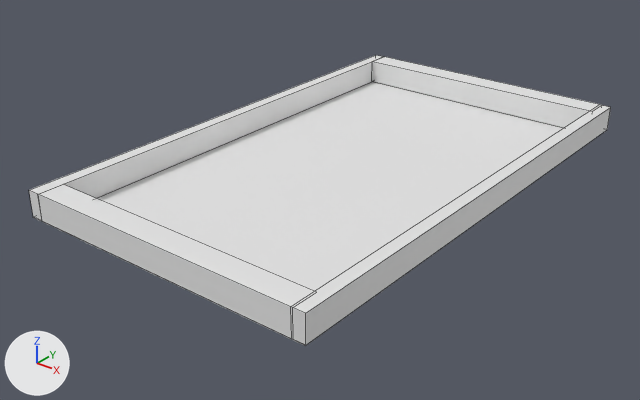
The OBJ model Flamework/Base/Models/field.obj: old version first, new version second.
Before and after are seen from a camera (50 mm lens) standing at (9.22, -12.46, 6.84) and looking at (-0.23, -0.65, -0.49). Arrows for +X, +Y and +Z are at lower left; the lights stay in place. Mesh edges are drawn as thin lines. Where no turn or scale is listed for an object, it has been applied to the vertices.

Names of what the first picture shows: 'Field_Plane', 'Left_Cube.001', 'Lower_Cube.003', 'Right_Cube.002', 'Upper_Cube.004'.
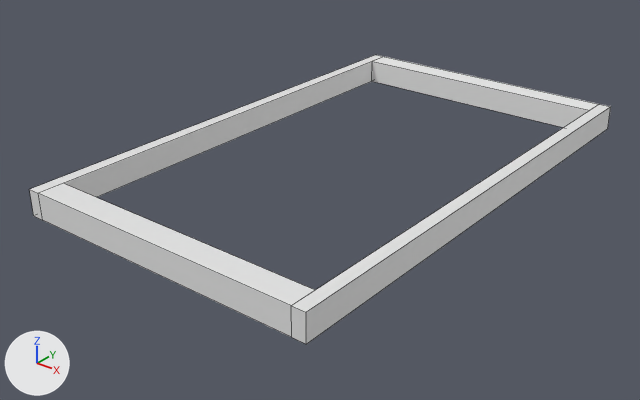
The newer file is also turned or shifted as a whole; pictures and numbers use the older file's frame.

Where the change shows, as pixel boxes (x1, y1, x2, y2) in the pictures (640 x 400 px):
'Field_Plane', deleted: before (34, 81, 563, 346)
'Upper_Cube.004', reshaped (20% wider, 115% taller): before (372, 57, 602, 128); after (38, 183, 315, 337)
'Lower_Cube.003', reshaped (18% narrower, 54% shorter): before (38, 185, 314, 339); after (372, 57, 599, 128)
'Right_Cube.002', reshaped: before (29, 55, 382, 221); after (29, 55, 384, 220)
part 1 of me_lower_cube_003, deleted: before (38, 185, 314, 339)
part 2 of me_lower_cube_003, added: after (372, 57, 599, 128)
part 4 of me_upper_cube_004, deleted: before (372, 57, 602, 128)
part 5 of me_upper_cube_004, added: after (38, 183, 315, 337)

Diff of the bpy script that builds the scene:
```diff
--- a/Flamework/Base/Models/field.obj.py
+++ b/Flamework/Base/Models/field.obj.py
@@ mat_field @@
+mat_field = principled_material('field')
+mat_field.base_color = (0.8, 0.8, 0.8)  # white #e7e7e7
+mat_field.roughness = 1.0
@@ me_lower_cube_003 @@
 me_lower_cube_003.from_pydata(...)  # 8 vertices, 6 faces; spans x -2.74..2.78, y -4.99..-4.49, z 0.0..0.5
 # used by ob_lower_cube_003; location = (0.0, 0.0, 0.0)
 # verts and faces of me_lower_cube_003; kept vertices keep their numbers, new ones are numbered from 8
 # before: 0 (2.78, -4.99, 0.0) at pixel (293, 339), 1 (2.78, -4.99, 0.5) at pixel (292, 307), 2 (-2.74, -4.99, 0.0) at pixel (42, 221), 3 (-2.74, -4.99, 0.5) at pixel (38, 194), 4 (2.78, -4.49, 0.0)
 # before: 5 (2.78, -4.49, 0.5) at pixel (316, 292), 6 (-2.74, -4.49, 0.0), 7 (-2.74, -4.49, 0.5) at pixel (63, 184)
+# me_lower_cube_003 part 1
+delete_vertices([*range(0, 8)])  # with the faces that use them
+# me_lower_cube_003 part 2
+verts[8] = (-2.74, 5.01, 0.02)
+verts[9] = (-2.74, 5.01, 0.52)  # pixel (384, 56)
+verts[10] = (-2.74, 4.51, 0.02)  # pixel (371, 81)
+verts[11] = (-2.74, 4.51, 0.52)  # pixel (372, 61)
+for new, old in zip([*range(12, 16)], [*range(8, 12)]): verts[new] = verts[old] + (5.49, 0.0, 0.0)
+faces += [(8, 9, 13, 12), (8, 10, 11, 9), (10, 14, 15, 11), (12, 13, 15, 14), (9, 11, 15, 13), (8, 12, 14, 10)]
+me_lower_cube_003.materials.append(mat_field)  # white #e7e7e7
@@ me_right_cube_002 @@
 # used by ob_right_cube_002; location = (0.0, 0.0, 0.0)
-me_right_cube_002.from_pydata(...)  # 8 vertices, 6 faces; spans x -2.99..-2.74, y -5.0..5.0, z 0.01..0.51
+me_right_cube_002.from_pydata(...)  # 8 vertices, 6 faces; spans x -2.99..-2.74, y -4.98..5.01, z 0.02..0.52
+# me_right_cube_002 part 3: the whole mesh is rebuilt
@@ me_upper_cube_004 @@
 me_upper_cube_004.from_pydata(...)  # 8 vertices, 6 faces; spans x -2.75..2.82, y 4.51..5.01, z 0.02..0.52
 # used by ob_upper_cube_004; location = (0.0, 0.0, 0.0)
 # verts and faces of me_upper_cube_004; kept vertices keep their numbers, new ones are numbered from 8
 # before: 0 (-2.75, 4.51, 0.02) at pixel (371, 81), 1 (-2.75, 4.51, 0.52) at pixel (372, 61), 2 (2.82, 4.51, 0.02), 3 (2.82, 4.51, 0.52) at pixel (592, 111), 4 (-2.75, 5.01, 0.02)
 # before: 5 (-2.75, 5.01, 0.52) at pixel (383, 56), 6 (2.82, 5.01, 0.02), 7 (2.82, 5.01, 0.52) at pixel (602, 104)
+# me_upper_cube_004 part 4
+delete_vertices([*range(0, 8)])  # with the faces that use them
+# me_upper_cube_004 part 5
+verts[8] = (-2.74, -4.48, 0.02)
+verts[9] = (-2.74, -4.48, 0.52)  # pixel (63, 183)
+verts[10] = (-2.74, -4.98, 0.02)  # pixel (42, 220)
+verts[11] = (-2.74, -4.98, 0.52)  # pixel (38, 193)
+for new, old in zip([*range(12, 16)], [*range(8, 12)]): verts[new] = verts[old] + (5.49, 0.0, 0.0)
+faces += [(8, 12, 13, 9), (12, 14, 15, 13), (10, 11, 15, 14), (8, 9, 11, 10), (9, 13, 15, 11), (8, 10, 14, 12)]
@@ ob_field_plane @@
-ob_field_plane = bpy.data.objects.new('Field_Plane', me_field_plane)
-ob_field_plane.location = (0.0, 0.0, 0.0)
```
